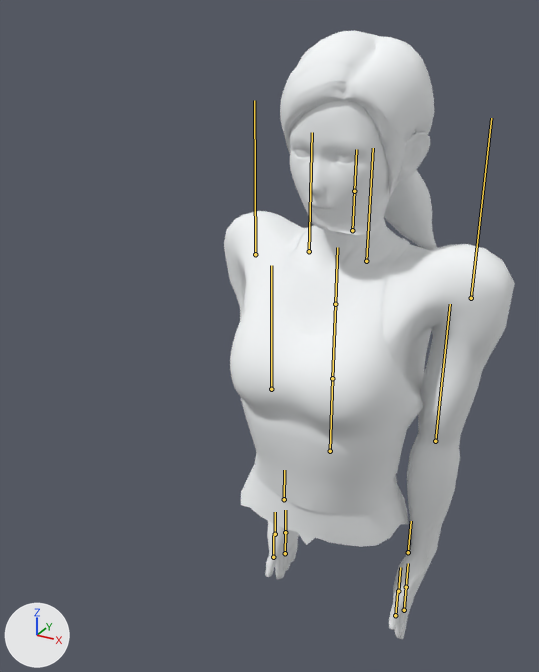
The glTF model zeni-site/src/assets/zeni-personagem.glb, before and after one commit.
Rendered twice from a 50 mm lens placed at (0.451, -1.044, 0.719), pointed at (-0.054, -0.124, 0.259). Every picture has the same lights, and +X, +Y and +Z are marked at lower left. The older version comes first. The bones that bend it are drawn over the model as lines.

Objects in the first picture: 'Corpo'.
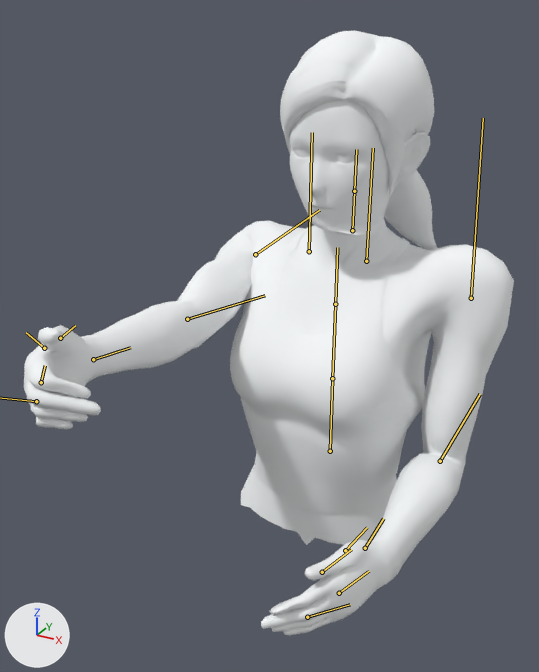
The newer file adds an action. The first version stands in its rest pose; the second is drawn at frame 29 of the action 'I_alcancar_a_frente'.

What differs and where, as boxes [x1, y1, x2, y2] in the pictures (539 x 672 px):
'Corpo', posed (68% wider)
    before: [224, 30, 515, 639]
    after: [24, 30, 514, 635]
bone 'UpperArm.L', root to tip
    before: (471, 298) to (491, 118)
    after: (471, 298) to (483, 118)
bone 'Forearm.L', root to tip
    before: (435, 441) to (450, 304)
    after: (440, 461) to (480, 394)
bone 'Fingers.L', root to tip
    before: (406, 587) to (408, 563)
    after: (339, 593) to (369, 571)
bone 'FingersTip.L', root to tip
    before: (404, 610) to (406, 587)
    after: (307, 617) to (350, 604)
bone 'Thumb.L', root to tip
    before: (398, 591) to (400, 567)
    after: (345, 550) to (367, 527)
bone 'ThumbTip.L', root to tip
    before: (395, 615) to (397, 592)
    after: (322, 572) to (351, 549)
bone 'UpperArm.R', root to tip
    before: (255, 254) to (254, 100)
    after: (255, 254) to (319, 210)
bone 'Forearm.R', root to tip
    before: (271, 389) to (271, 265)
    after: (187, 319) to (265, 295)
bone 'Fingers.R', root to tip
    before: (285, 532) to (285, 510)
    after: (41, 382) to (45, 365)
bone 'Thumb.R', root to tip
    before: (275, 534) to (275, 512)
    after: (60, 338) to (75, 325)
bone 'ThumbTip.R', root to tip
    before: (273, 557) to (273, 535)
    after: (44, 348) to (26, 332)

What the commit changed:
Bone 'UpperArm.L' (bone_upperarm_l) turns from (0, 0, 0) to (-14, 0, 6) degrees about its own x, y and z.
Bone 'Forearm.L' (bone_forearm_l) turns from (0, 0, 0) to (-75, 0, 0) degrees about its own x, y and z.
Bone 'Fingers.L' (bone_fingers_l) turns from (0, 0, 0) to (0, 0, -20) degrees about its own x, y and z.
Bone 'FingersTip.L' (bone_fingerstip_l) turns from (0, 0, 0) to (0, 0, -25) degrees about its own x, y and z.
Bone 'Thumb.L' (bone_thumb_l) turns from (0, 0, 0) to (0, 0, -8) degrees about its own x, y and z.
Bone 'ThumbTip.L' (bone_thumbtip_l) turns from (0, 0, 0) to (0, 0, -10) degrees about its own x, y and z.
Bone 'UpperArm.R' (bone_upperarm_r) turns from (0, 0, 0) to (-85, 0, -3) degrees about its own x, y and z.
Bone 'Forearm.R' (bone_forearm_r) turns from (0, 0, 0) to (-15, 0, 0) degrees about its own x, y and z.
Bone 'Fingers.R' (bone_fingers_r) turns from (0, 0, 0) to (0, 0, 40) degrees about its own x, y and z.
Bone 'FingersTip.R' (bone_fingerstip_r) turns from (0, 0, 0) to (0, 0, 80) degrees about its own x, y and z.
Bone 'Thumb.R' (bone_thumb_r) turns from (0, 0, 0) to (0, 0, 25) degrees about its own x, y and z.
Bone 'ThumbTip.R' (bone_thumbtip_r) turns from (0, 0, 0) to (0, 0, 40) degrees about its own x, y and z.
